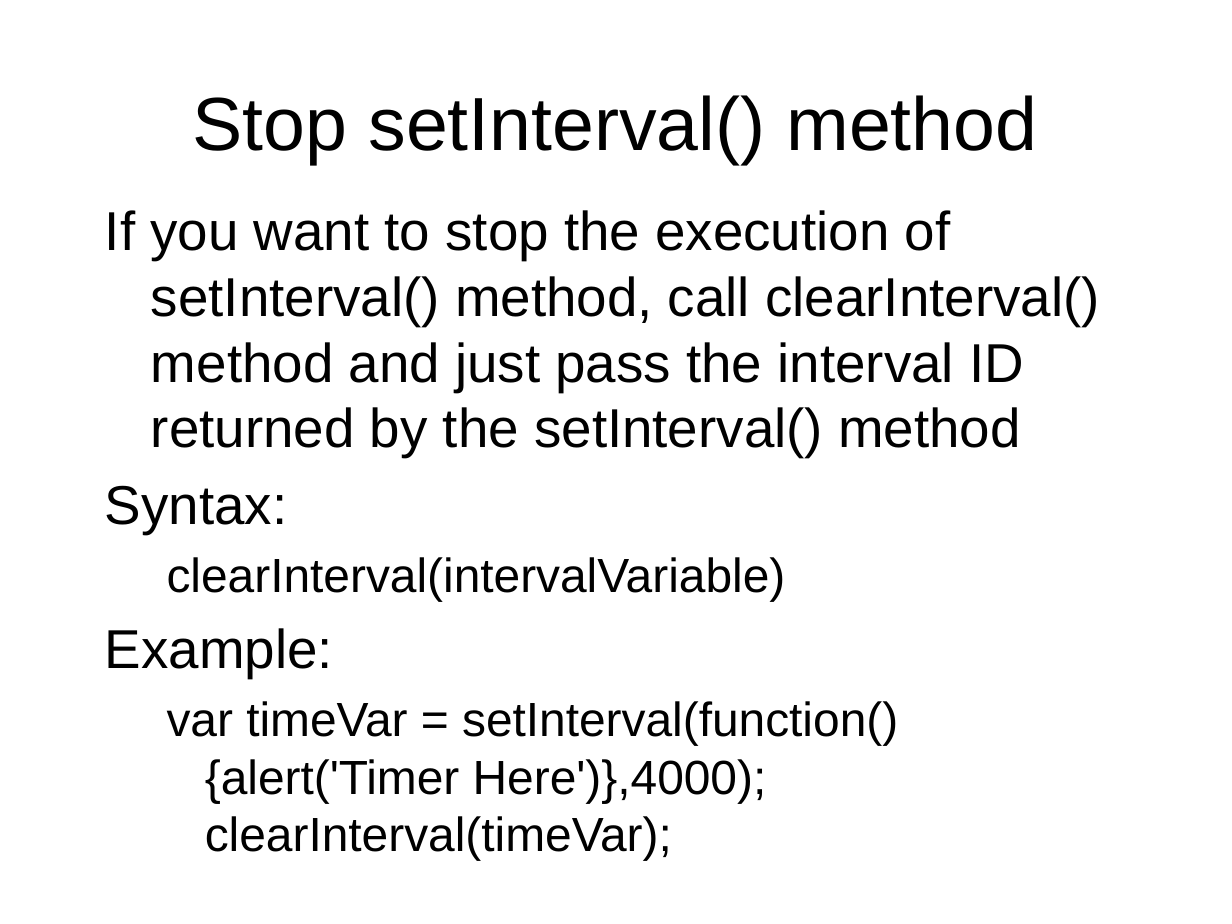
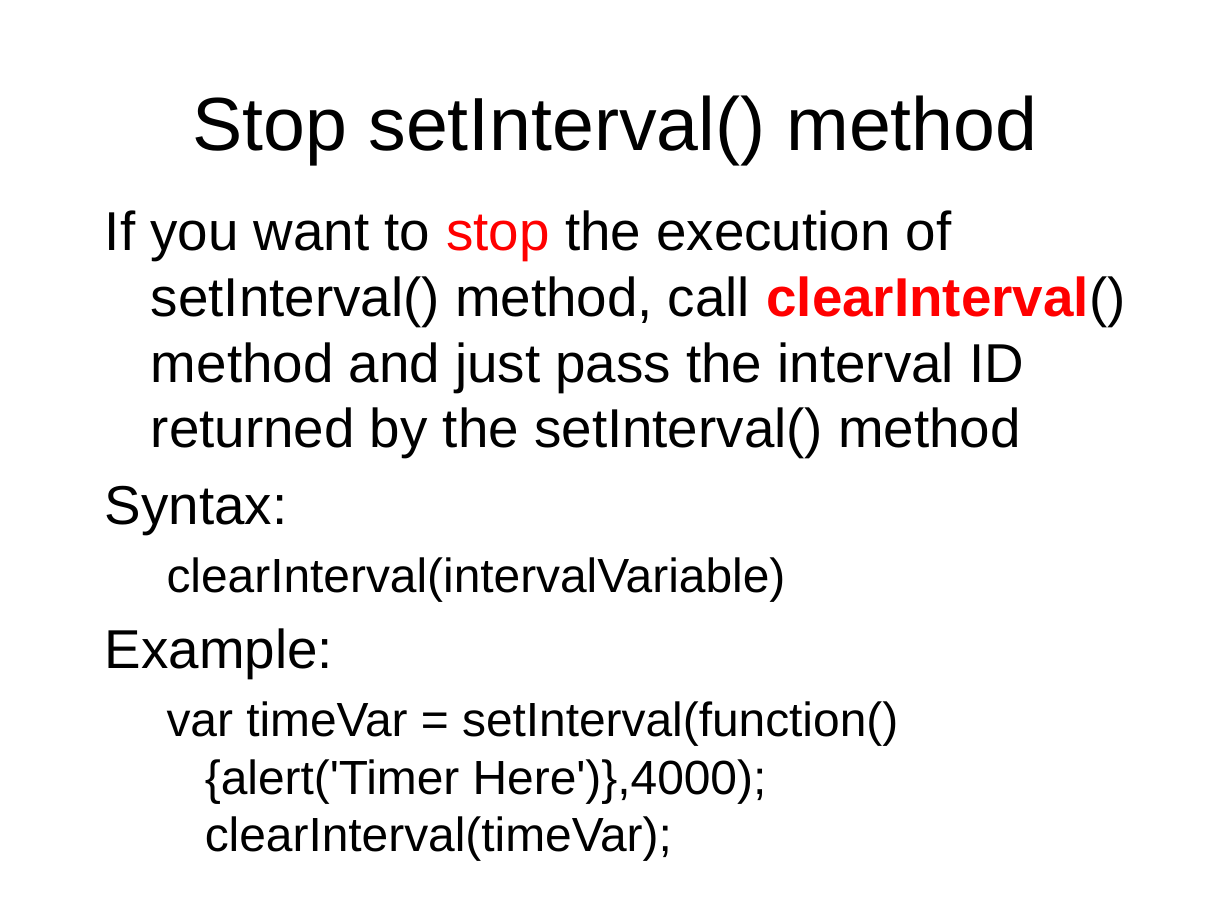
Before and after one commit to octaviordz/zjnu2017.github.io, a slide deck: slide 18 of WAD/lectures/120--Javascript.Events.pptx (slide 7 before the commit). Drawn at 1232x924 pixels with LibreOffice and Linux fonts; fonts in the diff are those of the drawing. Boxes give left, top, right and bottom in pixels: in the first picture for what was removed or moved away, otherwise in the second. Text is boxed around its words. In the diff, an @@ line names an element or a change of style, - is before the commit and + after.

```diff
--- a/WAD/lectures/120--Javascript.Events.pptx
+++ b/WAD/lectures/120--Javascript.Events.pptx
@@ text at [105, 210, 1126, 457]: text colour #000000 to #FF0000 in "stop clearInterval()"; bold on in "clearInterval()" @@
```
Also in this commit, not shown: 4 other slides changed, 30 slides added, 2 other files.
